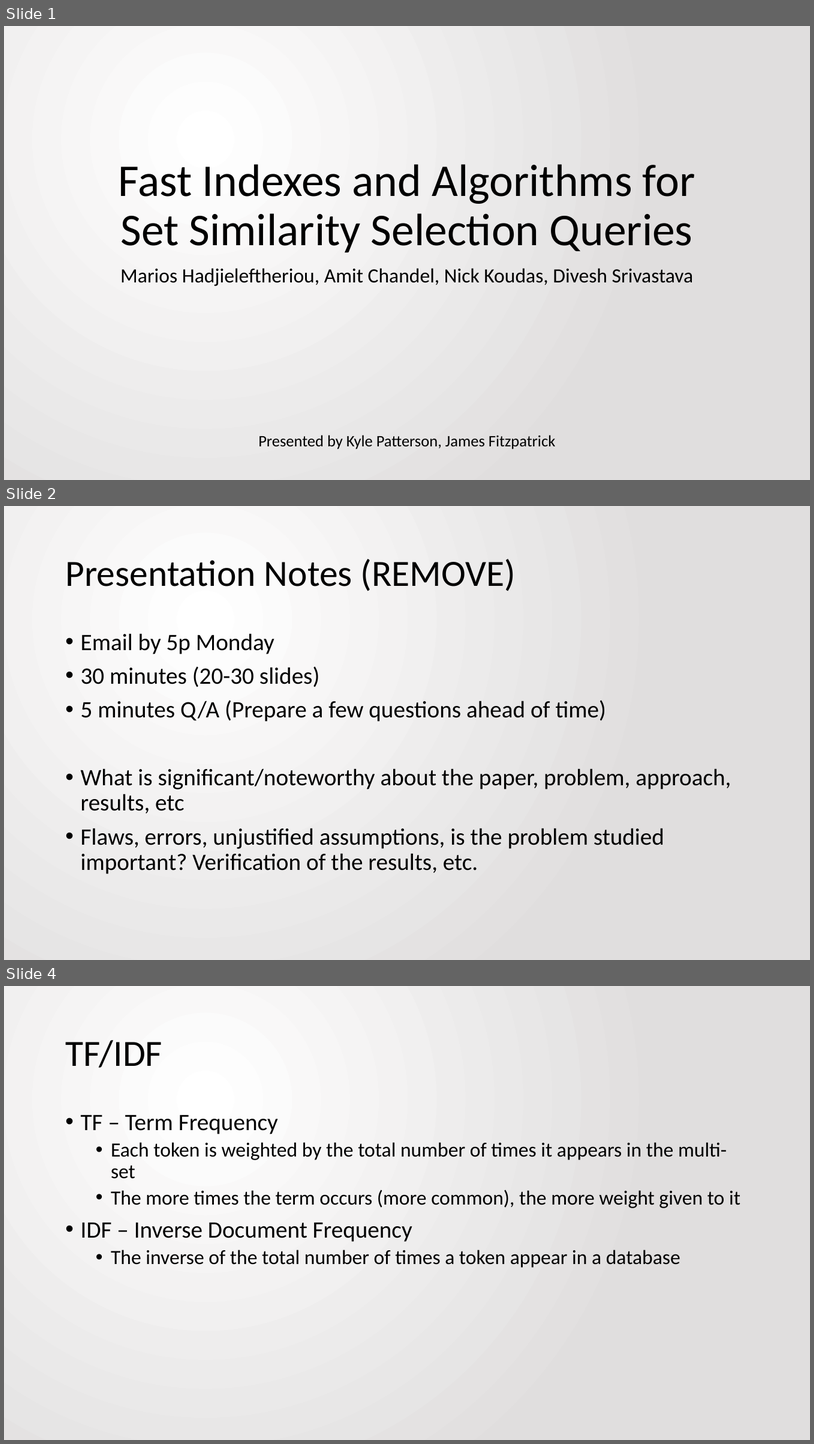
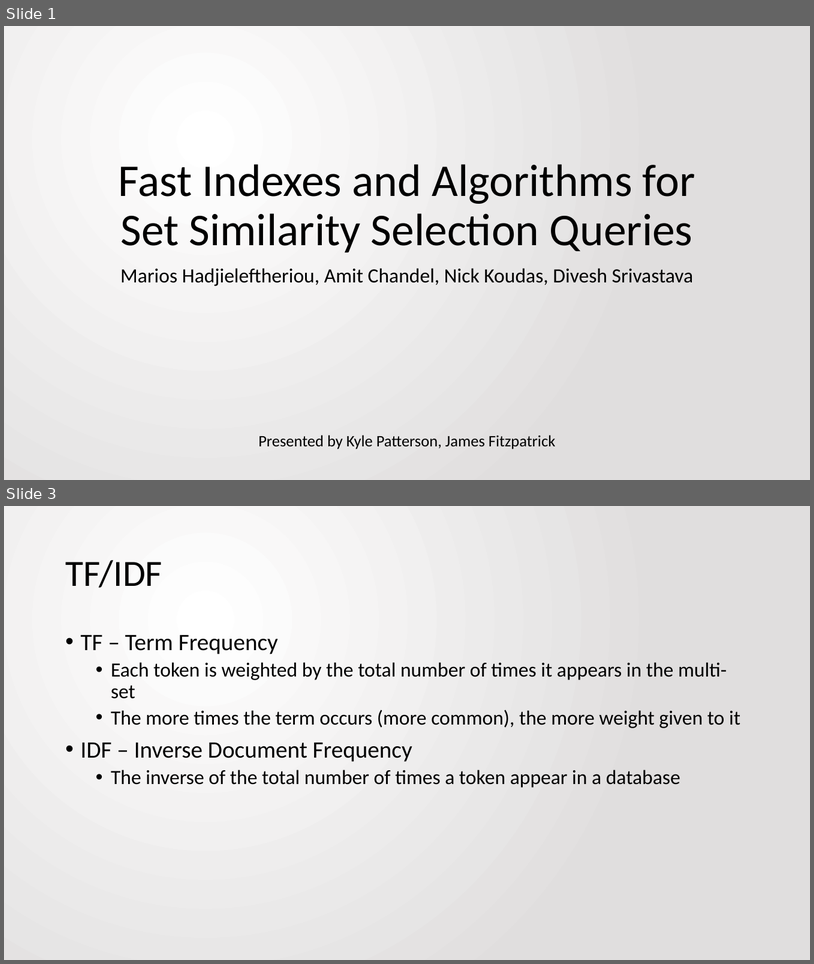
Before and after one commit to jbfitz/EECS405, a slide deck: Paper Presentation/EECS405.PattersonFitzpatrick.PaperPresentation.pptx. Shown one above the other, each under a label of ours: slides 1, 2 and 4 before the commit, slides 1 and 3 after it; the slides between them are not shown. The pictures are 814x1444 and 814x964 pixels, drawn with LibreOffice and Linux fonts; fonts in the diff are those of the drawing. Boxes give left, top, right and bottom in pixels: in the first picture for what was removed or moved away, otherwise in the second. Text is boxed around its words. In the diff, an @@ line names an element or a change of style, - is before the commit and + after.

```diff
--- a/Paper Presentation/EECS405.PattersonFitzpatrick.PaperPresentation.pptx
+++ b/Paper Presentation/EECS405.PattersonFitzpatrick.PaperPresentation.pptx
@@ slide 2 removed at [4,506,810,960], background gradient #FFFFFF to #E1DFDF @@
@@ title removed at [65,559,516,591] @@
-Presentation Notes (REMOVE)
@@ text removed at [81,633,731,874] @@
-• Email by 5p Monday
-• 30 minutes (20-30 slides)
-• 5 minutes Q/A (Prepare a few questions ahead of time)
-• What is significant/noteworthy about the paper, problem, approach, results, etc
-• Flaws, errors, unjustified assumptions, is the problem studied important? Verification of the results, etc.
@@ what was slide 4 is now slide 3 @@
```
Also in this commit, not shown: 5 slides changed, 4 slides added.
